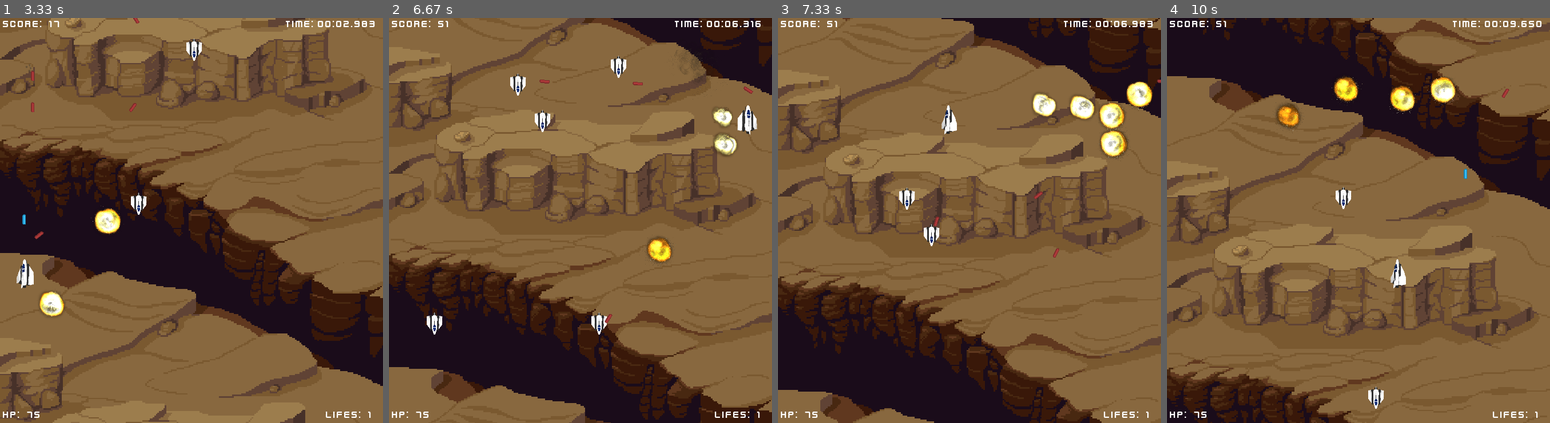
Above: before the commit, frames 1-4 (left to right).
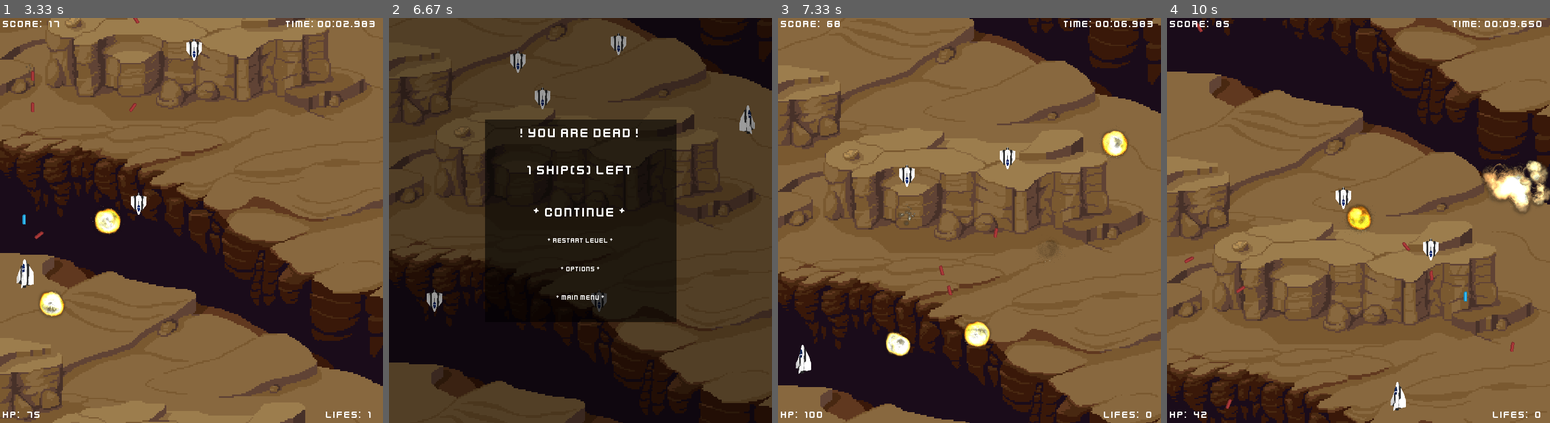
Above: after the commit, the same moments.

Repository: 2ndcouteau/Py_shmup
Game: pygame game, started from srcs/main.py
Two runs of this game, one before a commit and one after it. Both use one fixed random seed, a clock stepped at 60 frames per second and the inputs below.
Inputs:
- Up to frame 1 (3.33 s): tap Enter at 0.33 s; tap Space at 0.67, 1.07, 1.37, 1.57, 1.87, 2.07, 2.37, 2.63, 2.97, 3.27 s; hold Up 1-1.47 s; hold Right 1.5-1.97 s; hold Left 2-2.53 s; tap E at 2.15 s; hold Down 2.57-2.87 s; hold Left 2.9-3.3 s
- Up to frame 2 (6.67 s): hold Up 3.33-3.7 s; tap Space at 3.4, 3.8, 4.1, 4.47, 4.87, 5.17, 5.37, 5.67, 5.87, 6.2, 6.5 s; tap E at 3.48, 4.95, 6.28 s; hold Right 3.73-4.37 s; hold Down 4.4-4.77 s; hold Left 4.8-5.27 s; hold Right 5.3-5.77 s; hold Up 5.8-6.1 s; hold Right 6.13-6.6 s; tap Enter at 6.63 s
- Up to frame 3 (7.33 s): hold Left from 6.97 s (still down); tap Space at 7.03 s
- Up to frame 4 (10 s): tap Space at 7.33, 7.6, 7.93, 8.23, 8.37, 8.77, 9.07, 9.43, 9.83 s; release Left at 7.5 s; hold Down 7.53-7.83 s; tap E at 7.68, 8.85 s; hold Left 7.87-8.27 s; hold Up 8.3-8.67 s; hold Right 8.7-9.33 s; hold Down 9.37-9.73 s; hold Left from 9.77 s (still down)

Frame 1 is identical in both runs. In frame 2, 79% of the frame differs, in the area x 0-100%, y 0-100%; in frame 3, 18%; in frame 4, 19%.

Commit message:
[UPDATE] Restore player delay unvulnerability

Diff:
--- a/srcs/constants.py
+++ b/srcs/constants.py
@@ -74,7 +74,7 @@
 EXPLOSION_FRAME_RATE = 1000 / 60
 PLAYER_FRAME_RATE = 1000 / 60
 
-DAMAGE_UNVULNERABILITY_TIME = 1000000 # 750
+DAMAGE_UNVULNERABILITY_TIME = 750 # 750
 
 ## DEFAULT CARACTERISTICS
 PLAYER_HP = 100
